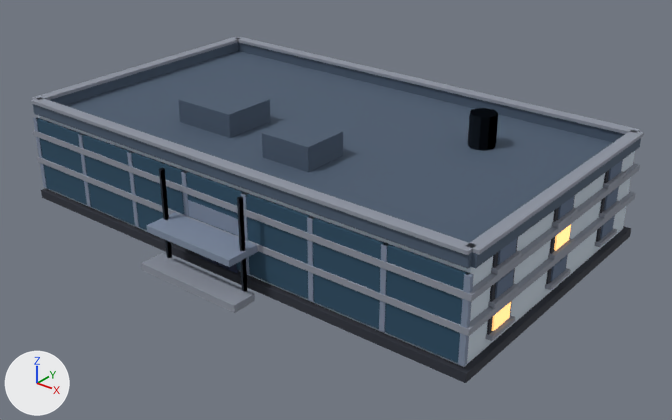
Before and after pictures for a commit that changed the glTF model models/design-high.glb.
Rendered twice from a 50 mm lens placed at (74.2, -90.0, 57.4), pointed at (4.3, -2.6, 3.3). The lights are fixed; the arrows at lower left show +X, +Y and +Z. The older version comes first. Vertices at exactly the same position are counted once.
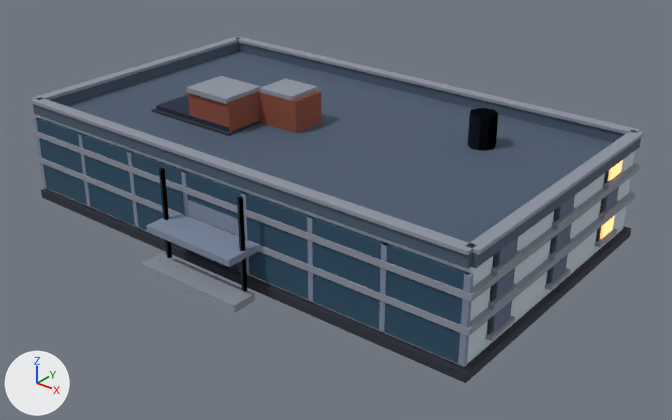
The change in detail:
me_mesh_0 is used by ob_mesh_0; location (0.0, 0.0, 0.0).
me_mesh_0 had 1143 vertices, 1710 faces and spanned x -35.8..35.8, y -25.9..20.8, z 0.0..17.4.
me_mesh_0 now has 1175 vertices, 1758 faces and spans x -35.8..35.8, y -25.9..20.8, z 0.0..18.0.
me_mesh_0 part 1: a new loose piece, a box spanning x -15.8..-8.2, y -9.2..-3.3, z 13.0..17.4, in mat_matte.
me_mesh_0 part 2: a new loose piece, a box spanning x -15.72..-8.26, y -9.52..-3.02, z 17.25..17.95, in mat_matte.
me_mesh_0 part 3: a new loose piece, a box spanning x -8.5..-1.6, y -3.6..1.7, z 13.0..17.4, in mat_matte.
me_mesh_0 part 4: a new loose piece, a box spanning x -7.93..-2.24, y -3.61..1.68, z 17.25..17.95, in mat_matte.
me_mesh_0 part 5: a new loose piece, a box spanning x -22.4..-8.4, y -9.3..-0.3, z 13.1..13.9, in mat_matte.
me_mesh_0 part 6: a new loose piece, a box spanning x -22.9..-7.9, y -9.8..0.2, z 13.0..13.3, in mat_matte.
me_mesh_0 part 7: the loose piece of 8 vertices spanning x -16.7..-7.2, y -10.2..-2.4, z 13.0..16.2 is deleted.
me_mesh_0 part 8: the loose piece of 8 vertices spanning x 0.5..7.9, y -12.3..-5.7, z 13.0..16.2 is deleted.
me_mesh_0 part 9: 84 faces spanning x -35.5..35.5, y -1.7..20.5, z 3.2..13.2 switch from mat_matte to mat_glow.
me_mesh_0 part 10: 108 faces spanning x -35.5..35.5, y -15.0..20.5, z 3.2..13.2 switch from mat_glow to mat_matte.

Location of each change, [x1, y1, x2, y2] in pixels of the pictures (672 x 420 px):
part 1 of me_mesh_0, added (brown)
    after: [188, 92, 259, 132]
part 2 of me_mesh_0, added
    after: [186, 76, 261, 104]
part 3 of me_mesh_0, added (brown)
    after: [258, 91, 322, 133]
part 4 of me_mesh_0, added
    after: [259, 78, 318, 101]
part 5 of me_mesh_0, added (blue)
    after: [156, 95, 229, 132]
part 6 of me_mesh_0, added
    after: [152, 108, 261, 136]
part 7 of me_mesh_0, deleted (blue)
    before: [178, 85, 271, 138]
part 8 of me_mesh_0, deleted (blue)
    before: [262, 118, 343, 172]
part 9 of me_mesh_0, recoloured (blue to yellow)
    both: [600, 160, 623, 239]
part 10 of me_mesh_0, recoloured
    both: [492, 224, 571, 331]
